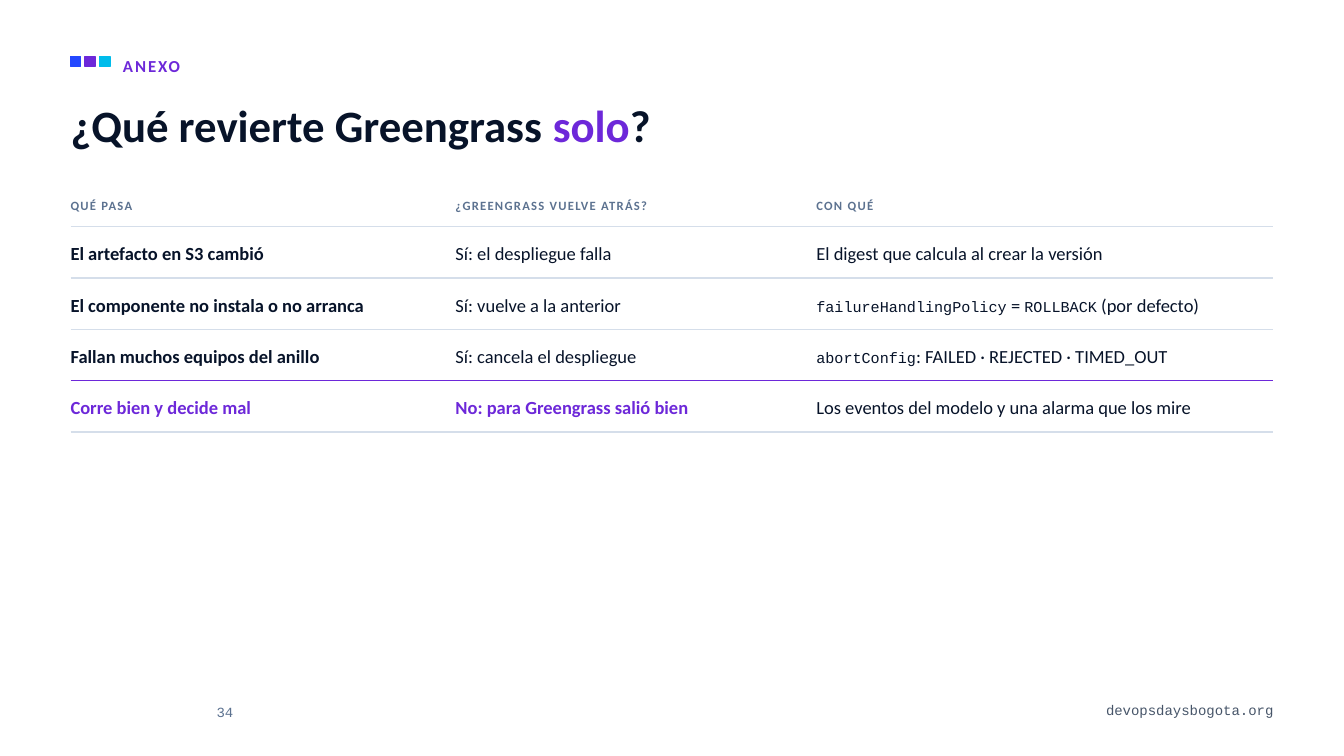
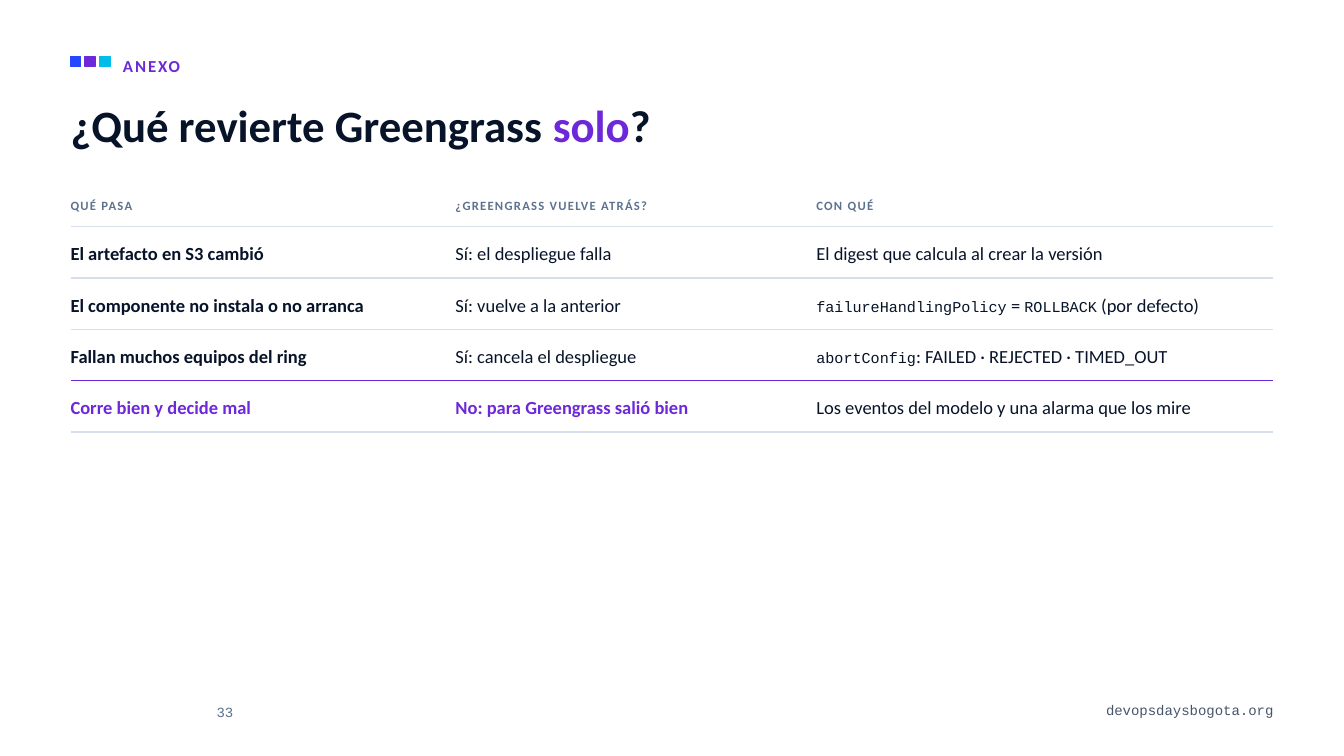
Before and after one commit to alejandro945/mlops-a-ciegas, a slide deck: slide 33 of talk/MLOps-a-ciegas-DevOpsDays-Bogota-2026.pptx (slide 34 before the commit). Drawn at 1344x756 pixels with LibreOffice and Linux fonts; fonts in the diff are those of the drawing; background and template pictures are left out. Boxes give left, top, right and bottom in pixels: in the first picture for what was removed or moved away, otherwise in the second. Text is boxed around its words. In the diff, an @@ line names an element or a change of style, - is before the commit and + after.

```diff
--- a/talk/MLOps-a-ciegas-DevOpsDays-Bogota-2026.pptx
+++ b/talk/MLOps-a-ciegas-DevOpsDays-Bogota-2026.pptx
@@ text at <box>71,350,307,366</box>: text changed @@
-Fallan muchos equipos del anillo
+Fallan muchos equipos del ring
@@ page number at <box>217,707,234,717</box>: text changed @@
-34
+33
```
Also in this commit, not shown: 14 other slides changed, 1 slide removed, 7 other files.
